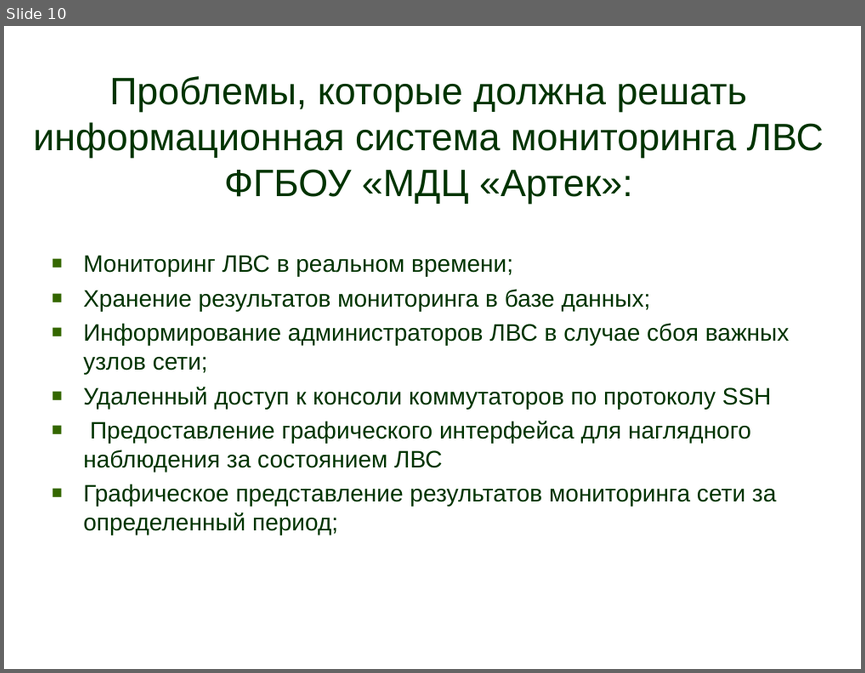
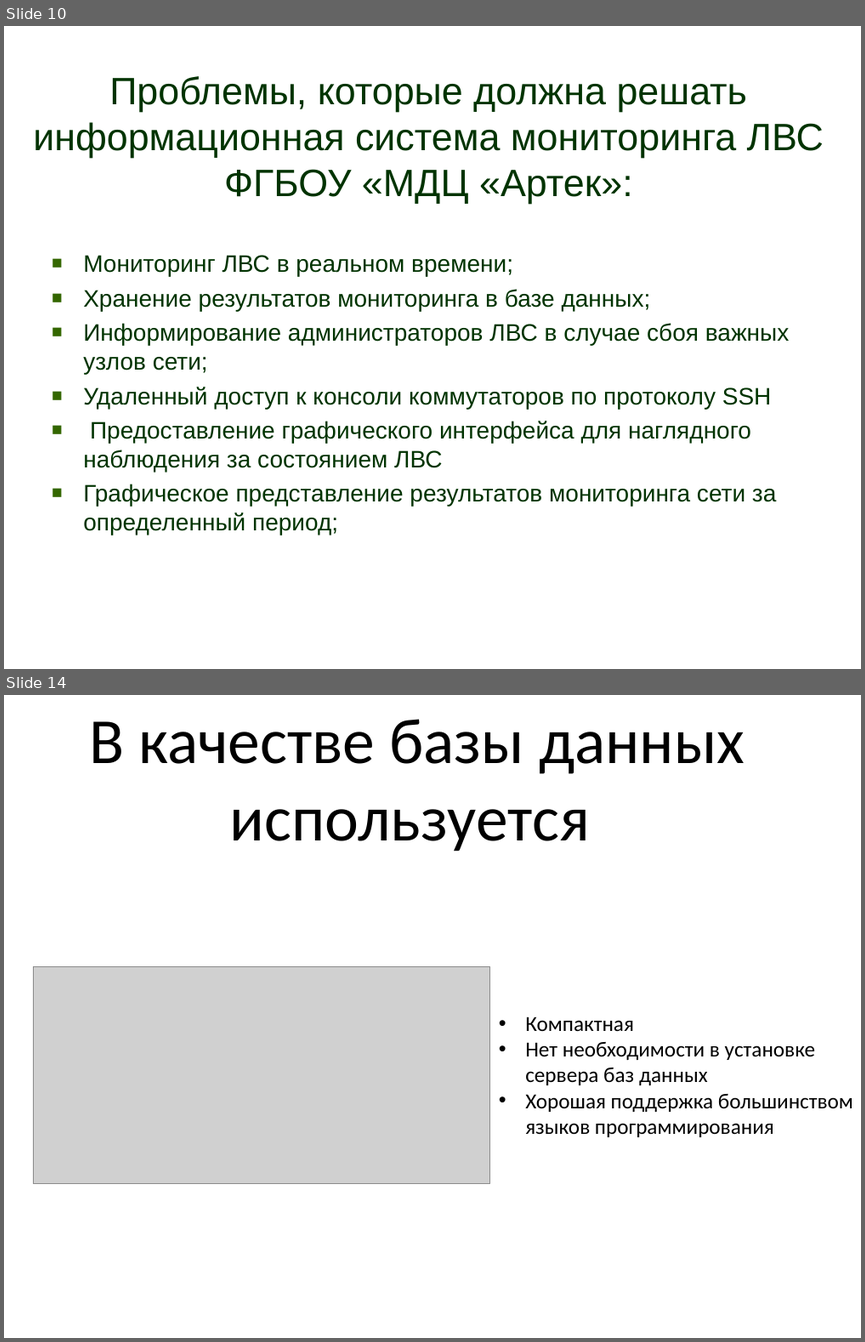
Before and after one commit to denis6705/diplom, a slide deck: Презентация.pptx. Shown one above the other, each under a label of ours: slide 10 before the commit, slides 10 and 14 after it; the slides between them are not shown. The pictures are 865x673 and 865x1342 pixels, drawn with LibreOffice and Linux fonts; fonts in the diff are those of the drawing; grey boxes stand for pictures. Boxes give left, top, right and bottom in pixels: in the first picture for what was removed or moved away, otherwise in the second. Text is boxed around its words. In the diff, an @@ line names an element or a change of style, - is before the commit and + after.

```diff
--- a/Презентация.pptx
+++ b/Презентация.pptx
@@ slide 14 added at [4, 695, 861, 1338], background #FFFFFF @@
@@ text added at [89, 719, 744, 851], 54 pt, text #000000 @@
+В качестве базы данных
+используется
@@ picture added at [33, 967, 490, 1184] @@
@@ text added at [525, 1016, 853, 1137], 18 pt, text #000000 @@
+• Компактная
+• Нет необходимости в установке сервера баз данных
+• Хорошая поддержка большинством языков программирования
```
Also in this commit, not shown: 6 slides changed, 5 other slides added, 1 slide removed, 4 other files.
